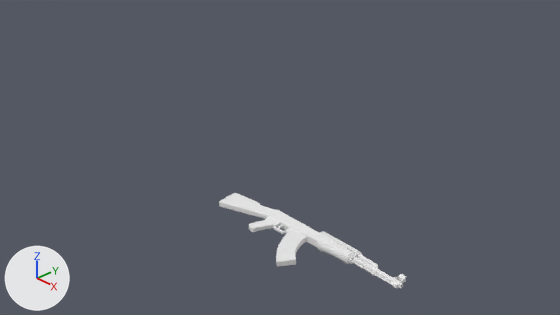
The Blender file Harjoitustyö/AnttiHeikkinen_AK47.blend as it was, and as the next commit left it.
Camera for both pictures: the file's camera 'Camera'. The axes (+X, +Y, +Z) are drawn at lower left. The lights are the same throughout.
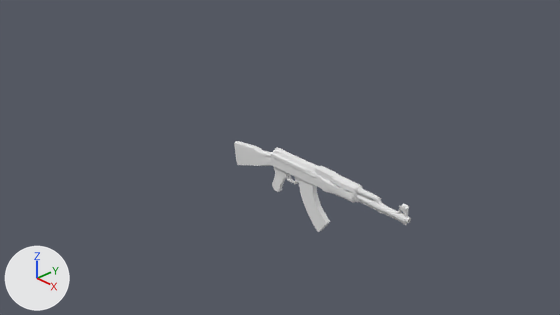
Location of each change, [x1, y1, x2, y2] in pixels of the pictures (560 x 315 px; the box of a moved part takes in the faces that stretch with it):
'Cube', reshaped, moved, turned: before [219, 193, 406, 289]; after [234, 141, 411, 232]
part 1 of me_cube, moved or reshaped: before [258, 205, 345, 251]; after [259, 147, 340, 194]

What the commit changed:
me_cube is used by ob_cube; location (1.658, -0.643, 0.0); scale (0.54, 0.15, 0.11).
me_cube had 967 vertices, 838 faces and spanned x -2.76..3.8, y -6.08..1.22, z 0.0..0.84.
me_cube now has 1088 vertices, 959 faces and spans x -2.76..3.8, y -6.08..1.19, z 0.0..0.84.
me_cube part 1: 133 vertices moved from x -1.06..1.51, y -1.01..1.22, z 0.0..0.84 to x -1.06..1.52, y -1.01..1.14, z 0.0..0.84; 42 vertices removed from x -1.06..1.47, y 0.24..1.22, z 0.0..0.8; 163 vertices added at x -1.42..1.45, y -1.61..1.14, z 0.0..0.84.
Object 'Cube' (ob_cube) moves from (1.658, -0.643, 0.0) to (1.658, -0.643, 1.065).
Object 'Cube' (ob_cube) turns from (0, 0, 0) to (90, 0, 0) degrees about x, y and z.
